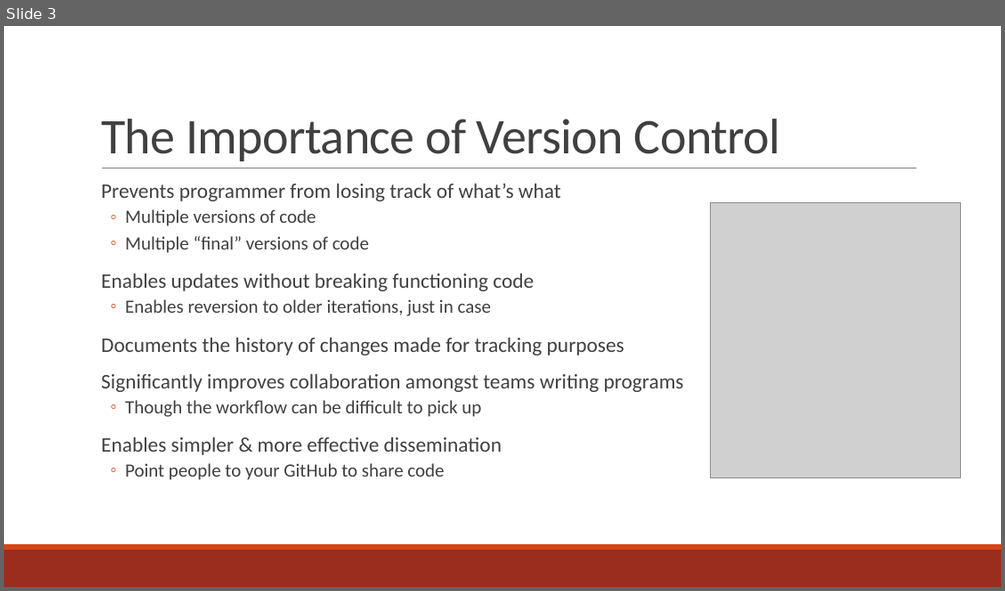
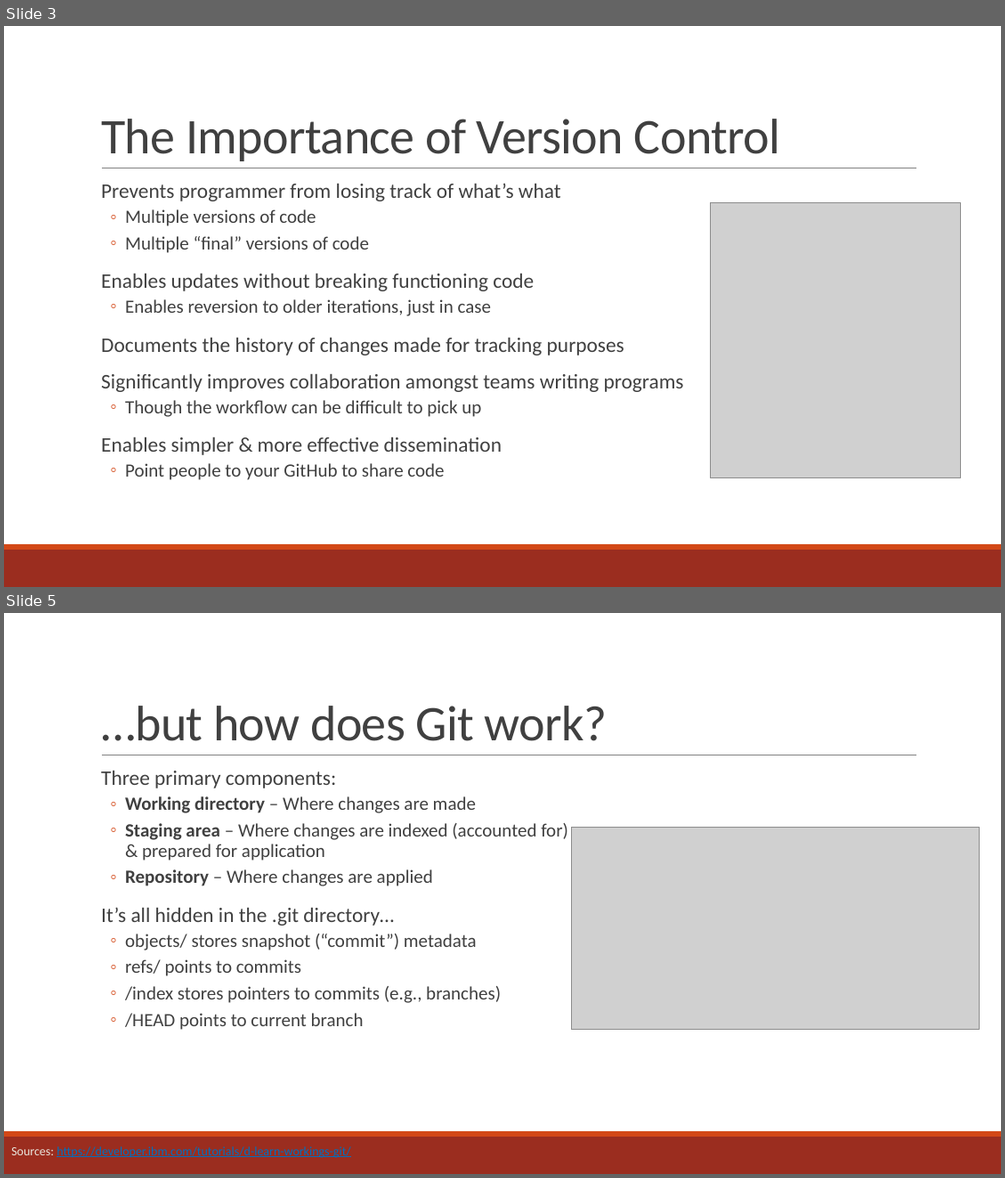
Before and after one commit to curtispmartin/Education, a slide deck: Working/2_VersionControl/2_VersionControl.pptx. Shown one above the other, each under a label of ours: slide 3 before the commit, slides 3 and 5 after it; the slides between them are not shown. The pictures are 1005x591 and 1005x1178 pixels, drawn with LibreOffice and Linux fonts; fonts in the diff are those of the drawing; grey boxes stand for pictures. Boxes give left, top, right and bottom in pixels: in the first picture for what was removed or moved away, otherwise in the second. Text is boxed around its words. In the diff, an @@ line names an element or a change of style, - is before the commit and + after.

```diff
--- a/Working/2_VersionControl/2_VersionControl.pptx
+++ b/Working/2_VersionControl/2_VersionControl.pptx
@@ slide 5 added at (4,613,1001,1174), background #FFFFFF; not listed: 3 template elements that a slide beside it also shows @@
@@ title added at (101,706,607,741), 48 pt, text #404040 @@
+…but how does Git work?
@@ text added at (101,771,568,1030), 18 pt, text #404040 @@
+  Three primary components:
+  ◦ Working directory – Where changes are made
+  ◦ Staging area – Where changes are indexed (accounted for) & prepared for application
+  ◦ Repository – Where changes are applied
+  It’s all hidden in the .git directory…
+  ◦ objects/ stores snapshot (“commit”) metadata
+  ◦ refs/ points to commits
+  ◦ /index stores pointers to commits (e.g., branches)
+  ◦ /HEAD points to current branch
@@ picture added at (572,827,979,1030) @@
@@ text added at (11,1146,350,1158), 12 pt, text #0070C0, underline @@
+Sources: https://developer.ibm.com/tutorials/d-learn-workings-git/
```
Also in this commit, not shown: 4 other slides added, 3 slides removed, 1 other file.
